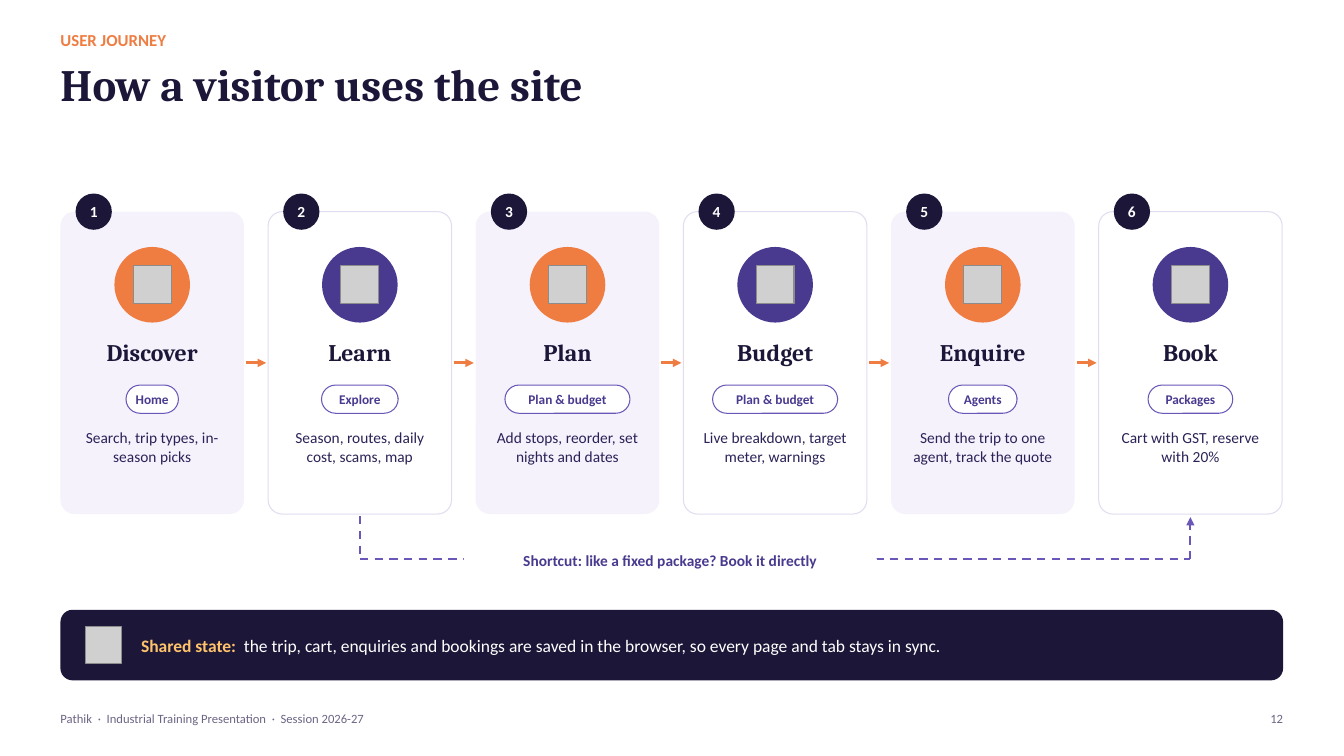
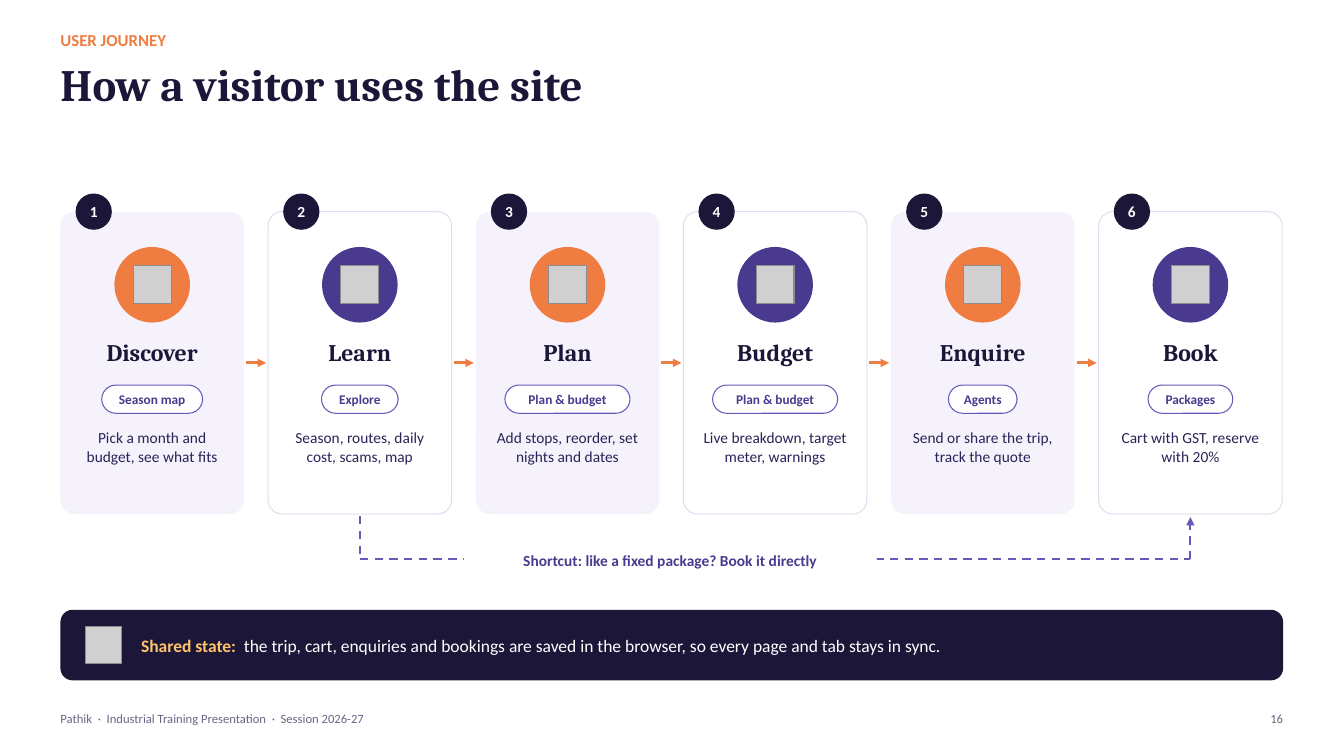
Before and after one commit to Hanu2908/intership_project, a slide deck: slide 16 of docs/presentation/Pathik_Project_Presentation.pptx (slide 12 before the commit). Drawn at 1344x756 pixels with LibreOffice and Linux fonts; fonts in the diff are those of the drawing; grey boxes stand for pictures; background and template pictures are left out. Boxes give left, top, right and bottom in pixels: in the first picture for what was removed or moved away, otherwise in the second. Text is boxed around its words. In the diff, an @@ line names an element or a change of style, - is before the commit and + after.

Commit message:
Presentation: new hero, Season map and official-map slides; updated numbers (18 slides)

```diff
--- a/docs/presentation/Pathik_Project_Presentation.pptx
+++ b/docs/presentation/Pathik_Project_Presentation.pptx
@@ rounded rectangle: place and size @@
-rounded rectangle at [126,385,178,413]
+rounded rectangle at [102,385,203,413]
@@ text at [119,395,185,406]: text changed @@
-Home
+Season map
@@ text at [87,432,217,465]: text changed @@
-Search, trip types, in-season picks
+Pick a month and budget, see what fits
@@ text at [913,432,1053,465]: text changed @@
-Send the trip to one agent, track the quote
+Send or share the trip, track the quote
@@ text at [1270,714,1283,723]: text changed @@
-12
+16
```
Also in this commit, not shown: 10 other slides changed, 4 slides added.
